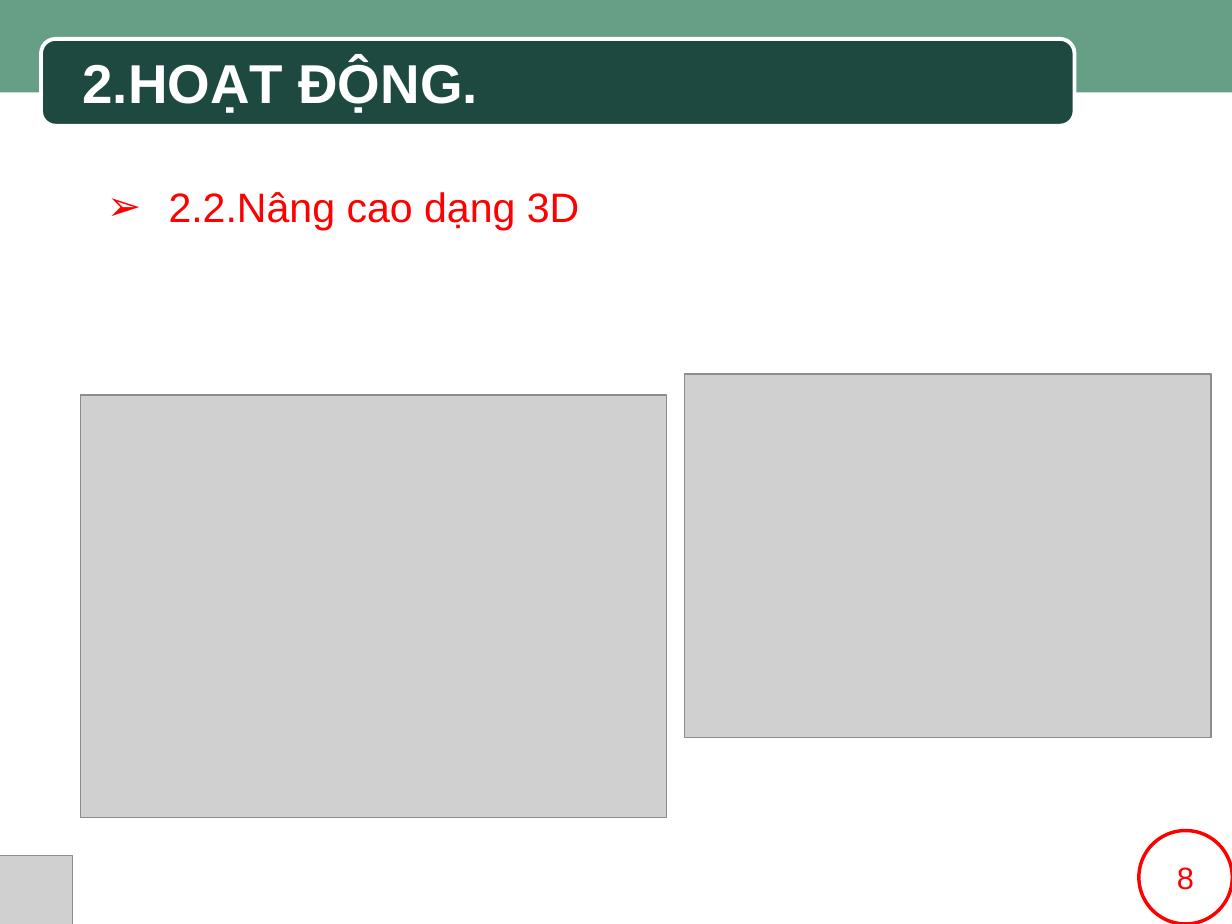
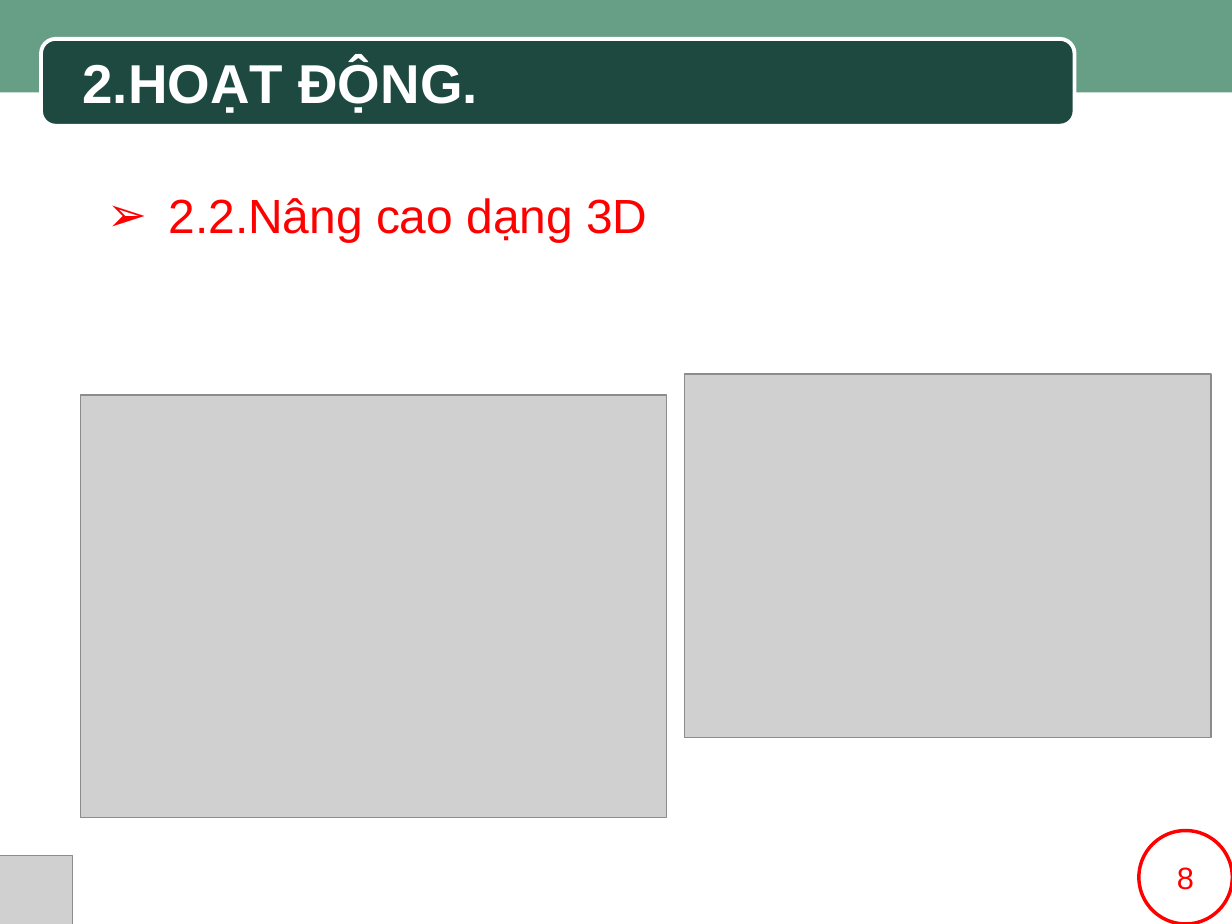
Before and after one commit to SaintLaurentxTran/hutech-23dthd4-nhom7, a slide deck: slide 8 of BÀI THUYẾT TRÌNH MẪU.pptx. Drawn at 1232x924 pixels with LibreOffice and Linux fonts; fonts in the diff are those of the drawing; grey boxes stand for pictures; background and template pictures are left out. Boxes give left, top, right and bottom in pixels: in the first picture for what was removed or moved away, otherwise in the second. Text is boxed around its words. In the diff, an @@ line names an element or a change of style, - is before the commit and + after.

```diff
--- a/BÀI THUYẾT TRÌNH MẪU.pptx
+++ b/BÀI THUYẾT TRÌNH MẪU.pptx
@@ text "2.2.Nâng cao dạng 3D" at (x1=169, y1=198, x2=647, y2=242): size 24 to 28 pt @@
```
Also in this commit, not shown: 2 other slides changed, 1 other file.
